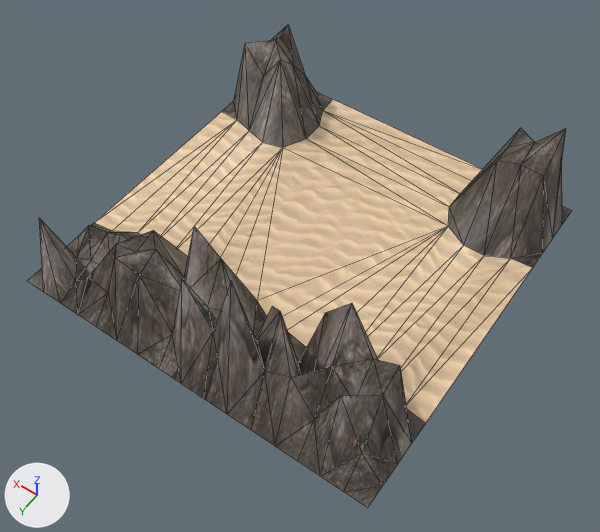
Renders of the FBX model environment/troad.fbx from each side of a commit.
One viewpoint serves both versions: a 50 mm lens placed at (-3.86, 5.59, 8.24), pointed at (-0.34, 0.66, 0.49). The lights are fixed; the arrows at lower left show +X, +Y and +Z. Mesh edges are drawn as thin lines.

Objects in the first picture: 'troad'.
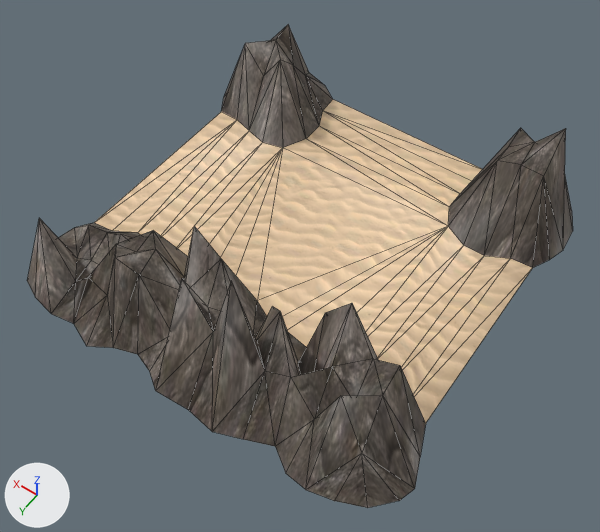
The change, as a list of edits to the scene's bpy script:
```text
Change me_plane_030:
    where me_plane_030.from_pydata(...)  # 135 vertices, 225 faces; spans x -2.5..2.5, y -2.5..2.5, z 0.0..2.13
    used by ob_troad; location = (0.0, 0.0, 0.0)
    me_plane_030 part 1
    me_plane_030.vertices[13].co: (0.0, 2.5, 0.0) -> (0.17, 2.74, 0.0)  # pixel (181, 383) -> pixel (155, 390)
    me_plane_030.vertices[16].co: (-0.66, 2.5, 0.0) -> (-0.66, 2.76, 0.0)  # pixel (227, 414) -> pixel (212, 431)
    me_plane_030.vertices[28].co: (-2.5, 1.91, 0.0) -> (-2.79, 2.04, 0.0)  # pixel (397, 464) -> pixel (414, 488)
    me_plane_030.vertices[29].co: (-1.91, 2.5, 0.0) -> (-1.87, 2.71, 0.0)  # pixel (320, 476) -> pixel (305, 489)
    me_plane_030.vertices[43].co: (-0.99, 2.5, 0.0) -> (-0.99, 2.64, 0.0)  # pixel (251, 430) -> pixel (243, 439)
    me_plane_030.vertices[55].co: (-2.5, 1.62, 0.0) -> (-2.65, 1.7, 0.0)  # pixel (411, 443) -> pixel (420, 456)
    me_plane_030.vertices[56].co: (-2.21, 2.5, 0.0) -> (-2.19, 2.64, 0.0)  # pixel (343, 491) -> pixel (334, 500)
    me_plane_030.vertices[60].co: (0.33, 2.5, 0.0) -> (0.4, 2.59, 0.0)  # pixel (159, 368) -> pixel (149, 371)
    me_plane_030.vertices[64].co: (-0.33, 2.5, 0.0) -> (-0.28, 2.71, 0.0)  # pixel (203, 398) -> pixel (188, 409)
    me_plane_030.vertices[76].co: (-2.5, 2.21, 0.0) -> (-2.72, 2.25, 0.0)  # pixel (382, 485) -> pixel (399, 500)
    me_plane_030.vertices[77].co: (-1.62, 2.5, 0.0) -> (-1.6, 2.68, 0.0)  # pixel (297, 461) -> pixel (285, 473)
    me_plane_030 part 2
    me_plane_030.vertices[6].co: (1.33, 2.5, 0.0) -> (1.22, 2.76, 0.0)  # pixel (96, 326) -> pixel (86, 346)
    me_plane_030.vertices[30].co: (2.5, 1.91, 0.0) -> (2.71, 1.86, 0.0)
    me_plane_030.vertices[31].co: (1.91, 2.5, 0.0) -> (1.9, 2.68, 0.0)  # pixel (60, 303) -> pixel (51, 313)
    me_plane_030.vertices[42].co: (1.33, 2.21, 0.35) -> (1.32, 2.23, 0.35)  # pixel (108, 293) -> pixel (107, 295)
    me_plane_030.vertices[57].co: (2.5, 2.21, 0.0) -> (2.64, 2.17, 0.0)
    me_plane_030.vertices[58].co: (1.62, 2.5, 0.0) -> (1.57, 2.62, 0.0)  # pixel (78, 314) -> pixel (73, 323)
    me_plane_030.vertices[78].co: (2.5, 1.61, 0.0) -> (2.65, 1.54, 0.0)  # pixel (78, 236) -> pixel (74, 227)
    me_plane_030.vertices[79].co: (2.21, 2.5, 0.0) -> (2.23, 2.62, 0.0)  # pixel (43, 292) -> pixel (35, 297)
    me_plane_030.vertices[81].co: (0.99, 2.5, 0.0) -> (0.96, 2.6, 0.0)  # pixel (116, 340) -> pixel (113, 347)
    me_plane_030 part 3
    me_plane_030.vertices[24].co: (1.91, -2.5, 0.0) -> (1.96, -2.8, 0.0)  # not seen -> pixel (309, 72)
    me_plane_030.vertices[25].co: (2.5, -1.91, 0.0) -> (2.72, -1.91, 0.0)
    me_plane_030.vertices[51].co: (2.21, -2.5, 0.0) -> (2.27, -2.71, 0.0)
    me_plane_030.vertices[52].co: (2.5, -1.62, 0.0) -> (2.67, -1.59, 0.0)  # pixel (233, 100) -> pixel (223, 97)
    me_plane_030.vertices[72].co: (1.62, -2.5, 0.0) -> (1.6, -2.69, 0.0)  # pixel (316, 91) -> pixel (324, 85)
    me_plane_030.vertices[73].co: (2.5, -2.21, 0.0) -> (2.71, -2.21, 0.0)
    me_plane_030 part 4
    me_plane_030.vertices[26].co: (-2.5, -1.91, 0.0) -> (-2.69, -1.81, 0.0)  # pixel (552, 238) -> pixel (563, 250)
    me_plane_030.vertices[27].co: (-1.91, -2.5, 0.0) -> (-2.03, -2.69, 0.0)
    me_plane_030.vertices[53].co: (-2.5, -2.21, 0.0) -> (-2.66, -2.18, 0.0)  # pixel (562, 224) -> pixel (572, 231)
    me_plane_030.vertices[54].co: (-1.62, -2.5, 0.0) -> (-1.65, -2.64, 0.0)
    me_plane_030.vertices[74].co: (-2.5, -1.62, 0.0) -> (-2.62, -1.57, 0.0)  # pixel (542, 252) -> pixel (549, 259)
    me_plane_030.vertices[75].co: (-2.21, -2.5, 0.0) -> (-2.27, -2.68, 0.0)
```

Pixel boxes [x1, y1, x2, y2] of what changed, in the pictures (600 x 532 px; the box of a moved part takes in the faces that stretch with it):
'troad', reshaped
    before: [28, 25, 571, 508]
    after: [27, 25, 573, 508]
part 1 of me_plane_030, moved or reshaped
    both: [138, 279, 426, 508]
part 2 of me_plane_030, moved or reshaped
    before: [28, 218, 139, 354]
    after: [27, 218, 139, 354]
part 3 of me_plane_030, moved or reshaped
    before: [221, 48, 332, 119]
    after: [222, 27, 332, 109]
part 4 of me_plane_030, moved or reshaped
    before: [511, 129, 571, 268]
    after: [533, 129, 573, 267]
